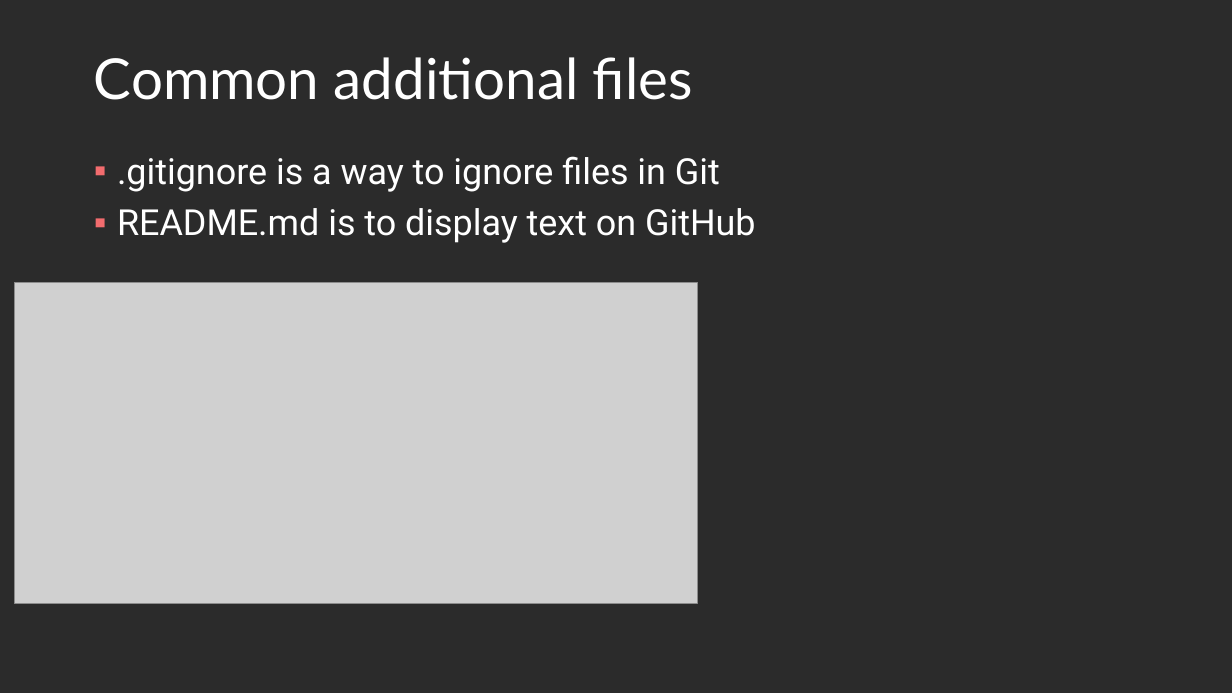
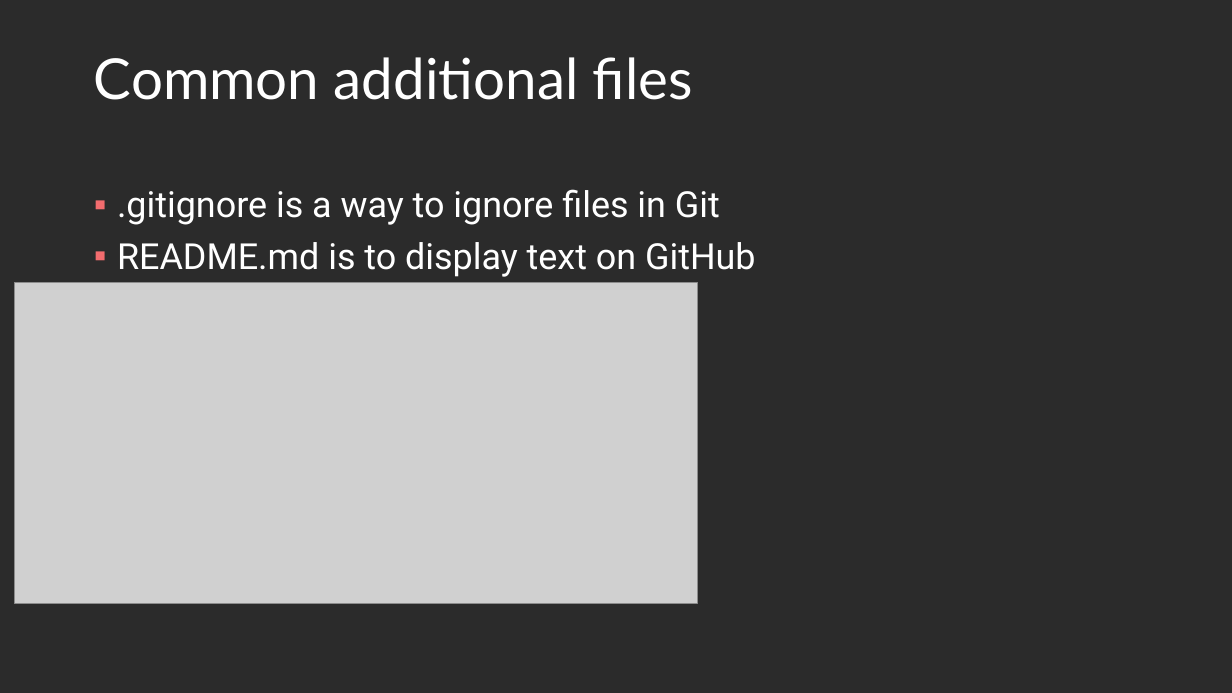
Before and after one commit to Light2Dark/git_tutorial, a slide deck: slide 21 of Git and Github.pptx (slide 18 before the commit). Drawn at 1232x693 pixels with LibreOffice and Linux fonts; fonts in the diff are those of the drawing; grey boxes stand for pictures; background and template pictures are left out; a plain dark background stands for a picture behind light text. Boxes give left, top, right and bottom in pixels: in the first picture for what was removed or moved away, otherwise in the second. Text is boxed around its words. In the diff, an @@ line names an element or a change of style, - is before the commit and + after.

```diff
--- a/Git and Github.pptx
+++ b/Git and Github.pptx
@@ text ".gitignore is a way to ..." moved from (x1=117, y1=156, x2=755, y2=243) to (x1=117, y1=189, x2=755, y2=277) @@
```
Also in this commit, not shown: 14 other slides changed, 2 slides added.
